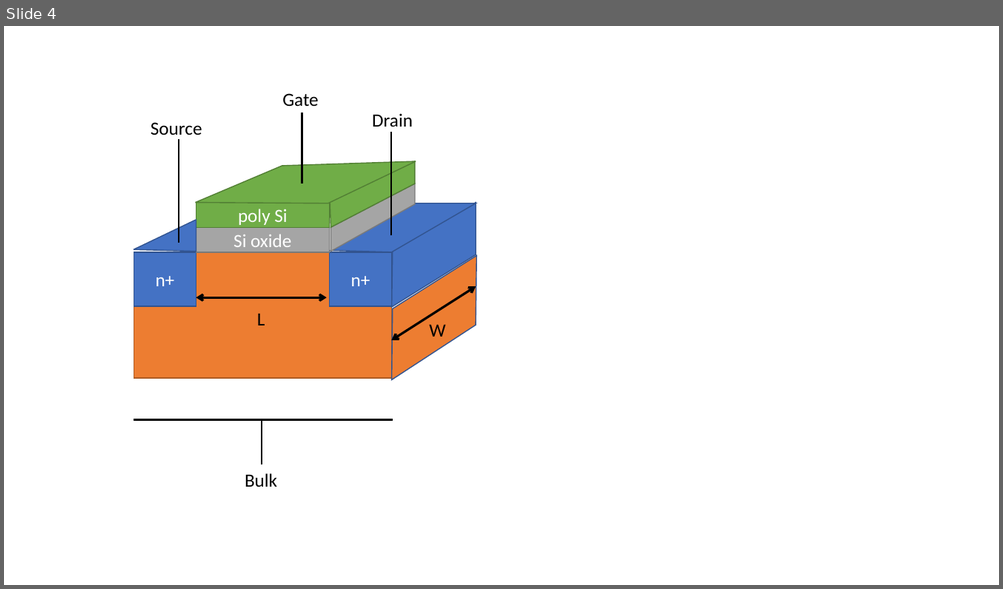
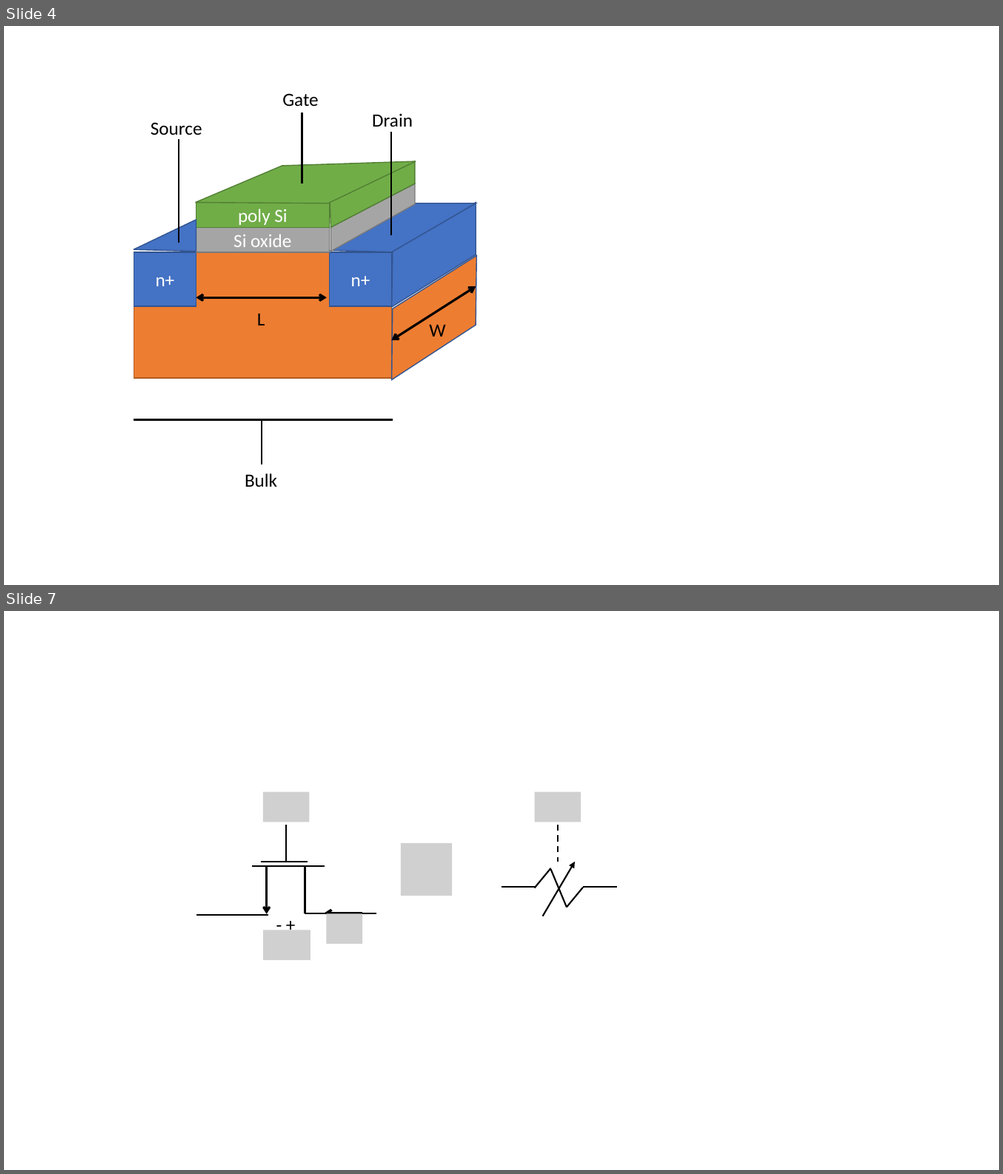
Before and after one commit to sequoiap/ece543, a slide deck: ece543/figures.pptx. Shown one above the other, each under a label of ours: slide 4 before the commit, slides 4 and 7 after it; the slides between them are not shown. The pictures are 1003x589 and 1003x1174 pixels, drawn with LibreOffice and Linux fonts; fonts in the diff are those of the drawing; grey boxes stand for pictures. Boxes give left, top, right and bottom in pixels: in the first picture for what was removed or moved away, otherwise in the second. Text is boxed around its words. In the diff, an @@ line names an element or a change of style, - is before the commit and + after.

```diff
--- a/ece543/figures.pptx
+++ b/ece543/figures.pptx
@@ slide 7 added at [4,611,999,1170], background #FFFFFF @@
@@ picture added at [263,792,309,822] @@
@@ picture added at [535,792,580,822] @@
@@ line added from (286, 824) to (286, 862), #000000 1.5 pt @@
@@ line added from (558, 824) to (558, 862), #000000 1.5 pt dashed @@
@@ picture added at [401,843,452,896] @@
@@ line added from (253, 866) to (324, 866), #000000 1.5 pt @@
@@ line added from (262, 862) to (307, 862), #000000 1.5 pt @@
@@ arrow added from (267, 867) to (267, 914), #000000 2.25 pt @@
@@ line added from (304, 866) to (304, 913), #000000 2.25 pt @@
@@ line added from (535, 889) to (551, 869), #000000 1.5 pt @@
@@ arrow added from (543, 916) to (575, 862), #000000 1.5 pt @@
@@ line added from (566, 907) to (551, 870), #000000 1.5 pt @@
@@ line added from (502, 887) to (535, 887), #000000 1.5 pt @@
@@ line added from (566, 907) to (583, 888), #000000 1.5 pt @@
@@ line added from (583, 887) to (617, 887), #000000 1.5 pt @@
@@ line added from (196, 915) to (268, 915), #000000 1.5 pt @@
@@ text added at [269,909,303,940], 18 pt, text #000000 @@
+- +
@@ line added from (304, 913) to (376, 913), #000000 1.5 pt @@
@@ arrow added from (362, 913) to (324, 913), #000000 2.25 pt @@
@@ picture added at [327,914,363,944] @@
@@ picture added at [263,931,310,960] @@
```
Also in this commit, not shown: 4 other slides added, 1 slide removed, 25 other files.
